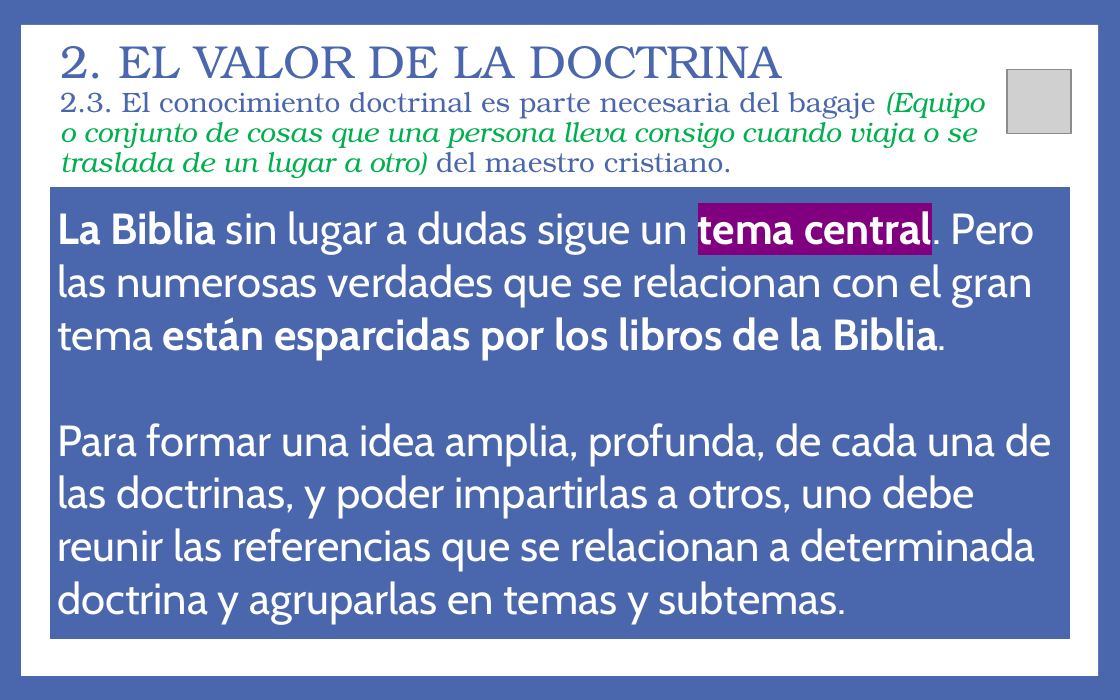
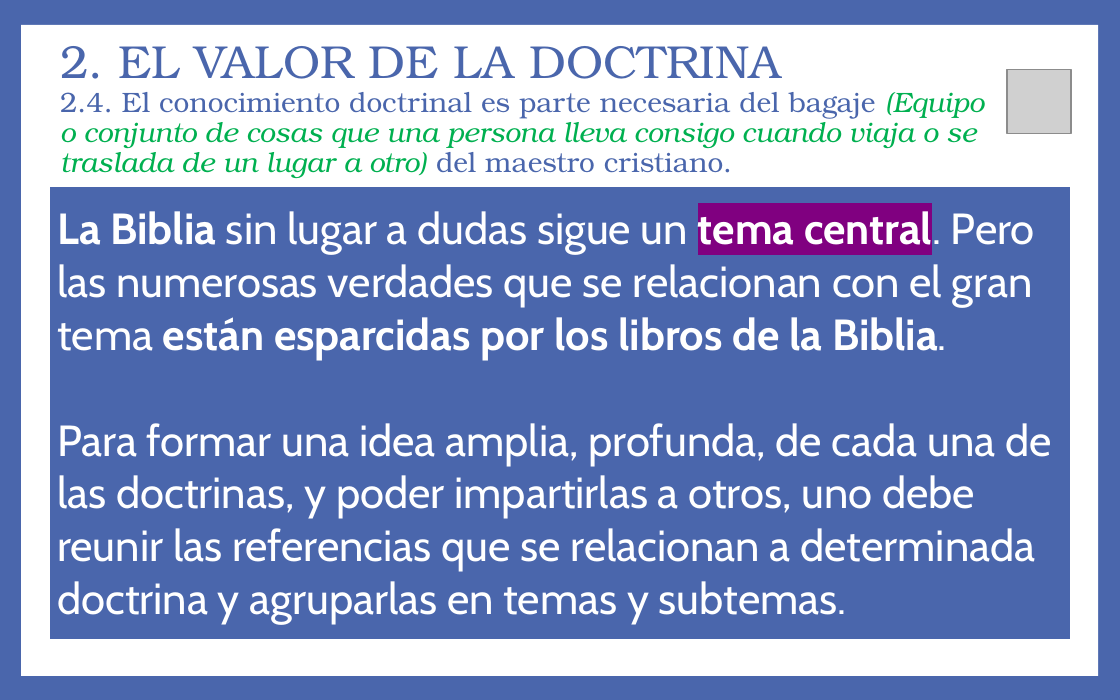
Before and after one commit to CreyTuning/documents, a slide deck: slide 9 of slideshow/Teologia Sistematica y Biblica - Myer Pearlman/1. Introduccion.pptx. Drawn at 1120x700 pixels with LibreOffice and Linux fonts; fonts in the diff are those of the drawing; grey boxes stand for pictures. Boxes give left, top, right and bottom in pixels: in the first picture for what was removed or moved away, otherwise in the second. Text is boxed around its words. In the diff, an @@ line names an element or a change of style, - is before the commit and + after.

```diff
--- a/slideshow/Teologia Sistematica y Biblica - Myer Pearlman/1. Introduccion.pptx
+++ b/slideshow/Teologia Sistematica y Biblica - Myer Pearlman/1. Introduccion.pptx
@@ title at (x1=60, y1=46, x2=984, y2=178): text changed @@
-2. EL VALOR DE LA DOCTRINA
-2.3. El conocimiento doctrinal es parte necesaria del bagaje (Equipo o conjunto de cosas que una persona lleva consigo cuando viaja o se traslada de un lugar a otro) del maestro cristiano.
+2. EL VALOR DE LA DOCTRINA
+2.4. El conocimiento doctrinal es parte necesaria del bagaje (Equipo o conjunto de cosas que una persona lleva consigo cuando viaja o se traslada de un lugar a otro) del maestro cristiano.
```
Also in this commit, not shown: 1 other slide changed, 1 other file.
